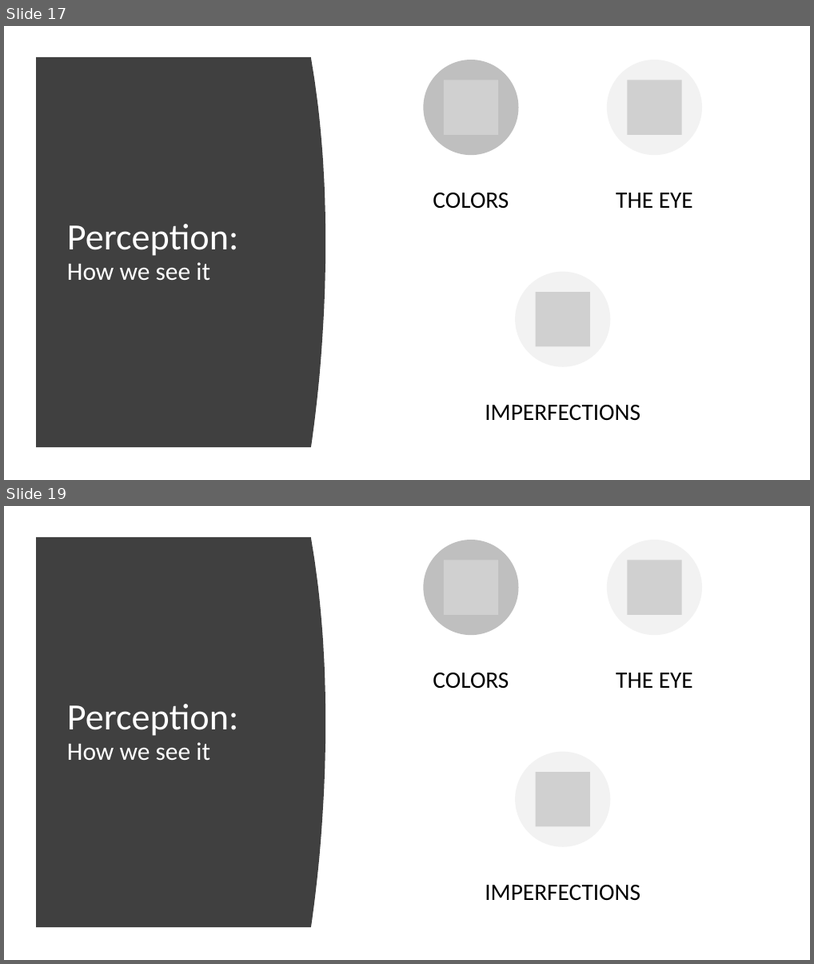
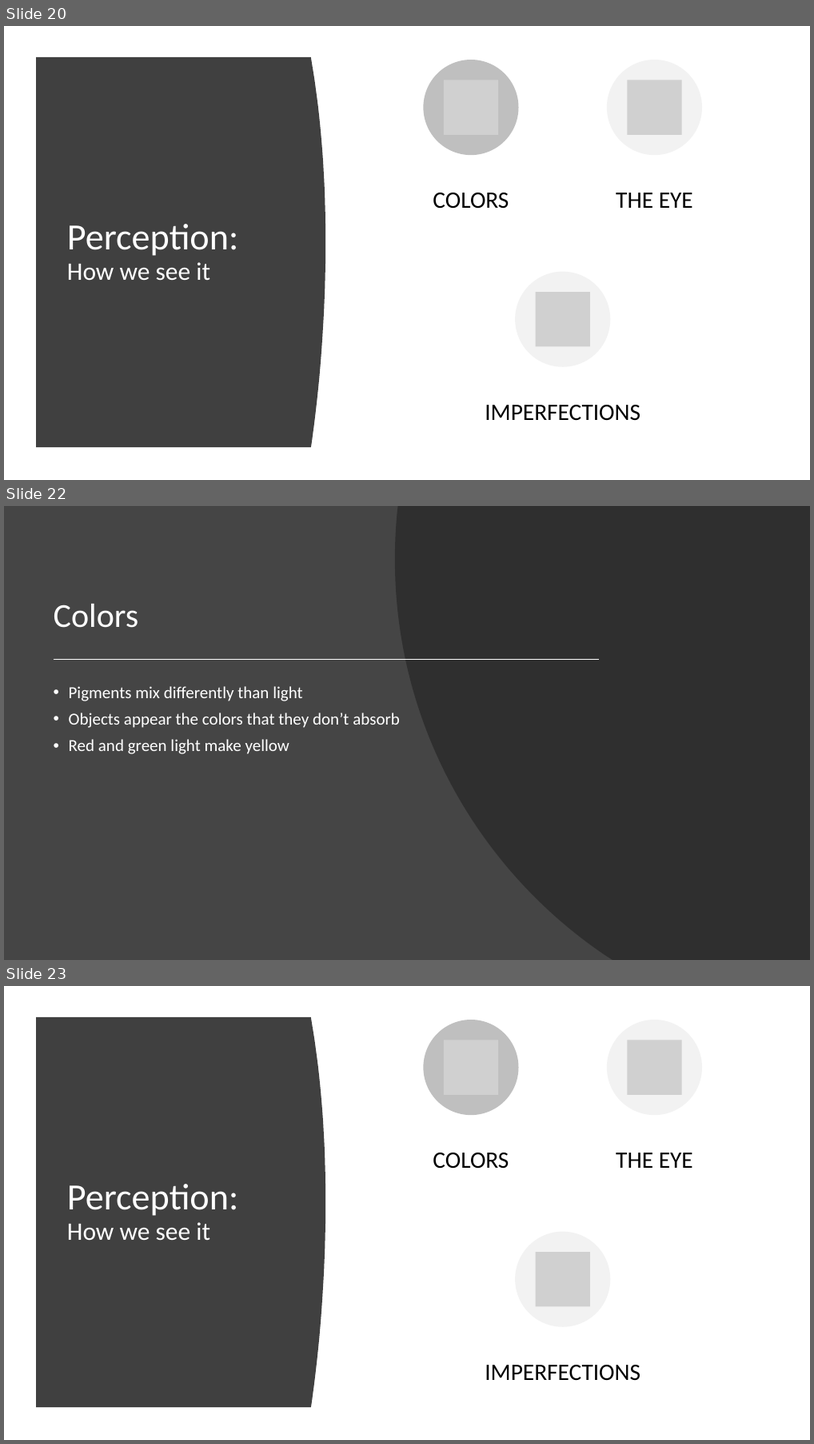
Before and after one commit to beck-peterson/cg2, a slide deck: Computer Graphics Chapter 4 Presentation.pptx. Shown one above the other, each under a label of ours: slides 17 and 19 before the commit, slides 20, 22 and 23 after it; the slides between them are not shown. The pictures are 814x964 and 814x1444 pixels, drawn with LibreOffice and Linux fonts; fonts in the diff are those of the drawing; grey boxes stand for pictures. Boxes give left, top, right and bottom in pixels: in the first picture for what was removed or moved away, otherwise in the second. Text is boxed around its words. In the diff, an @@ line names an element or a change of style, - is before the commit and + after.

```diff
--- a/Computer Graphics Chapter 4 Presentation.pptx
+++ b/Computer Graphics Chapter 4 Presentation.pptx
@@ slide 22 added at <box>4,506,810,960</box>, background #454545 @@
@@ freeform shape added at <box>395,506,810,960</box>, fill #262626 at 70% opacity @@
@@ title added at <box>54,604,139,628</box>, 40 pt, text #FFFFFF @@
+Colors
@@ line added from (55, 659) to (599, 659), #FFFFFF 1.5 pt @@
@@ text added at <box>69,686,400,754</box>, 20 pt, text #FFFFFF @@
+• Pigments mix differently than light
+• Objects appear the colors that they don’t absorb
+• Red and green light make yellow
@@ what was slide 17 is now slide 20 @@
@@ what was slide 19 is now slide 23 @@
```
Also in this commit, not shown: 3 slides changed, 11 other slides added, 5 slides removed.
